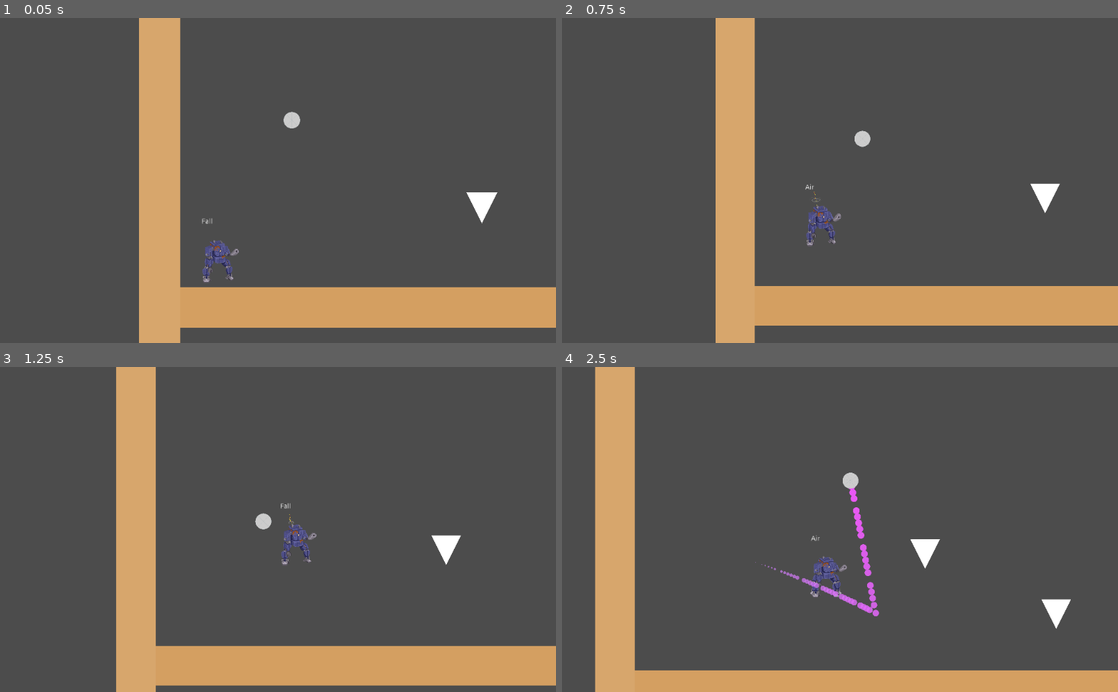
Above: before the commit, frames 1-4 (two rows, left to right).
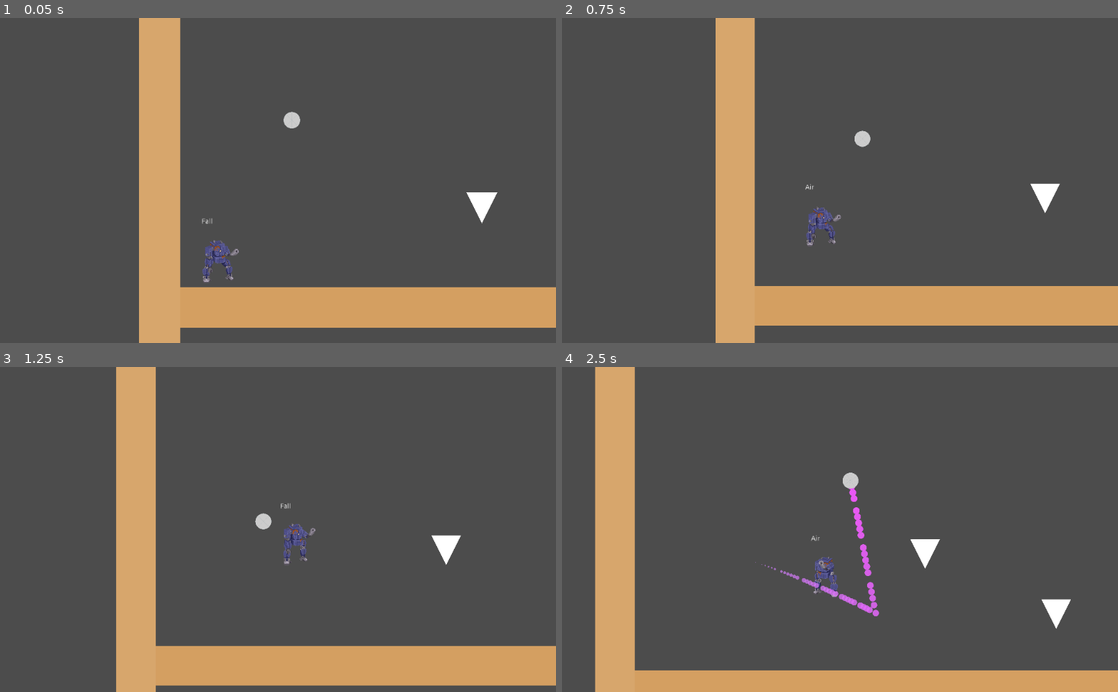
Above: after the commit, the same moments.

Repository: gioele-santi/MechGameJam
Game: Godot game, scene res://Level.tscn
Same seed, same stepped clock (60 frames per second), same inputs: the game is played once before the commit and once after it. The project has no main scene, so this scene is started directly.
Inputs:
- Up to frame 1 (0.05 s): no input
- Up to frame 2 (0.75 s): hold D (move_right) from 0.53 s (still down); hold Space (jump) from 0.53 s (still down)
- Up to frame 3 (1.25 s): keep holding D (move_right); keep holding Space (jump)
- Up to frame 4 (2.5 s): release Space (jump) at 1.28 s; tap Shift (attack) at 1.35 s; tap Space (jump) at 1.52, 1.55, 1.82 s; release D (move_right) at 2.03 s; hold A (move_left) from 2.03 s (still down); hold Space (jump) from 2.03 s (still down)

Frame 1 is identical in both runs. In frame 2, 0.1% of the frame differs, in the area x 44-51%, y 53-68%; in frame 3, 0.3%; in frame 4, 0.3%, in the area x 44-52%, y 58-71%.

Commit message:
Fixed movement animations

Diff:
--- a/Mech/Mech.gd
+++ b/Mech/Mech.gd
@@ -3,7 +3,6 @@
 
 enum States {IDLE, WALK, RUN, JUMP, FALL, BUMP, STAGGER, DIE, WIN, KICK, KICKCHARGE}
 onready var player := $AnimationPlayer
-onready var anim := $AnimationTree
 onready var fsm := $FSM
 var state : int = 0
 onready var ball_spawn := $InteractiveAreas/BallSpawn
@@ -41,7 +40,7 @@
 		States.IDLE:
 			anim_name = "idle"
 		States.WALK:
-			anim_name = "walk"
+			anim_name = "move"
 		States.RUN:
 			anim_name = "run"
 			#particle dust
@@ -71,7 +70,7 @@
 
 # not so useful anymore with animation tree in use
 func _on_player_animation_finished(name: String)-> void:
-	var target_state_path := "Move/Idle" #most actions will go to ground idle
+	var target_state_path := "" #most actions will go to ground idle
 	if name == "die":
 		queue_free()
 		#signal for gameover (or delegate health object)
--- a/Mech/Mech.tscn
+++ b/Mech/Mech.tscn
@@ -1,6 +1,6 @@
-[gd_scene load_steps=31 format=2]
-
-[ext_resource path="res://assets/MC_Left_VF.png" type="Texture" id=1]
+[gd_scene load_steps=20 format=2]
+
+[ext_resource path="res://assets/MC_Animations_V3.png" type="Texture" id=1]
 [ext_resource path="res://Mech/Mech.gd" type="Script" id=2]
 [ext_resource path="res://FSM/StateMachine.gd" type="Script" id=3]
 [ext_resource path="res://Mech/States/Move/Idle.gd" type="Script" id=4]
@@ -8,56 +8,42 @@
 [ext_resource path="res://Mech/States/Move/Walk.gd" type="Script" id=6]
 [ext_resource path="res://Mech/States/Move/Air.gd" type="Script" id=7]
 [ext_resource path="res://Mech/States/Move/Fall.gd" type="Script" id=8]
-[ext_resource path="res://assets/MC_Right_VF.png" type="Texture" id=9]
-[ext_resource path="res://assets/MC_Animations_V1.png" type="Texture" id=10]
 [ext_resource path="res://Mech/States/Stagger.gd" type="Script" id=12]
 
-[sub_resource type="AnimationNodeAnimation" id=1]
-animation = "idle_L"
-
-[sub_resource type="AnimationNodeAnimation" id=2]
-animation = "idle_R"
-
-[sub_resource type="AnimationNodeBlendSpace1D" id=3]
-blend_point_0/node = SubResource( 1 )
-blend_point_0/pos = -0.0253394
-blend_point_1/node = SubResource( 2 )
-blend_point_1/pos = 0.0
-
-[sub_resource type="AnimationNodeAnimation" id=4]
-animation = "kick_R"
-
-[sub_resource type="AnimationNodeAnimation" id=5]
-animation = "kick_L"
-
-[sub_resource type="AnimationNodeBlendSpace1D" id=6]
-blend_point_0/node = SubResource( 4 )
-blend_point_0/pos = 0.0
-blend_point_1/node = SubResource( 5 )
-blend_point_1/pos = -0.1
-
-[sub_resource type="AnimationNodeStateMachineTransition" id=7]
-
-[sub_resource type="AnimationNodeStateMachineTransition" id=8]
-switch_mode = 2
-auto_advance = true
-
-[sub_resource type="AnimationNodeStateMachine" id=9]
-states/idle/node = SubResource( 3 )
-states/idle/position = Vector2( 396.67, 102 )
-states/kick/node = SubResource( 6 )
-states/kick/position = Vector2( 636.67, 94 )
-transitions = [ "idle", "kick", SubResource( 7 ), "kick", "idle", SubResource( 8 ) ]
-start_node = "idle"
-graph_offset = Vector2( 59.67, 1.96509e-07 )
-
-[sub_resource type="AnimationNodeStateMachinePlayback" id=10]
-
-[sub_resource type="Animation" id=11]
-length = 0.8
+[sub_resource type="Animation" id=13]
+resource_name = "fall"
+length = 0.2
+tracks/0/type = "value"
+tracks/0/path = NodePath("SpriteR:frame")
+tracks/0/interp = 1
+tracks/0/loop_wrap = true
+tracks/0/imported = false
+tracks/0/enabled = true
+tracks/0/keys = {
+"times": PoolRealArray( 0 ),
+"transitions": PoolRealArray( 1 ),
+"update": 1,
+"values": [ 63 ]
+}
+tracks/1/type = "value"
+tracks/1/path = NodePath("SpriteL:frame")
+tracks/1/interp = 1
+tracks/1/loop_wrap = true
+tracks/1/imported = false
+tracks/1/enabled = true
+tracks/1/keys = {
+"times": PoolRealArray( 0 ),
+"transitions": PoolRealArray( 1 ),
+"update": 1,
+"values": [ 51 ]
+}
+
+[sub_resource type="Animation" id=2]
+resource_name = "idle"
 loop = true
-tracks/0/type = "value"
-tracks/0/path = NodePath("Sprite:frame")
+step = 0.2
+tracks/0/type = "value"
+tracks/0/path = NodePath("SpriteR:frame")
 tracks/0/interp = 1
 tracks/0/loop_wrap = true
 tracks/0/imported = false
@@ -66,71 +52,123 @@
 "times": PoolRealArray( 0, 0.2, 0.4, 0.6, 0.8 ),
 "transitions": PoolRealArray( 1, 1, 1, 1, 1 ),
 "update": 1,
-"values": [ 36, 37, 38, 39, 40 ]
-}
-
-[sub_resource type="Animation" id=12]
-length = 0.8
-loop = true
-tracks/0/type = "value"
-tracks/0/path = NodePath("Sprite:frame")
-tracks/0/interp = 1
-tracks/0/loop_wrap = true
-tracks/0/imported = false
-tracks/0/enabled = true
-tracks/0/keys = {
+"values": [ 24, 25, 26, 27, 28 ]
+}
+tracks/1/type = "value"
+tracks/1/path = NodePath("SpriteL:frame")
+tracks/1/interp = 1
+tracks/1/loop_wrap = true
+tracks/1/imported = false
+tracks/1/enabled = true
+tracks/1/keys = {
 "times": PoolRealArray( 0, 0.2, 0.4, 0.6, 0.8 ),
 "transitions": PoolRealArray( 1, 1, 1, 1, 1 ),
 "update": 1,
-"values": [ 24, 25, 26, 27, 28 ]
-}
-
-[sub_resource type="Animation" id=13]
-resource_name = "kick_L"
-length = 1.4
-tracks/0/type = "value"
-tracks/0/path = NodePath("Sprite:frame")
-tracks/0/interp = 1
-tracks/0/loop_wrap = true
-tracks/0/imported = false
-tracks/0/enabled = true
-tracks/0/keys = {
-"times": PoolRealArray( 0, 0.1, 0.2, 0.3, 0.4, 0.5, 0.6, 0.7, 0.8, 0.9, 1, 1.1, 1.2 ),
-"transitions": PoolRealArray( 1, 1, 1, 1, 1, 1, 1, 1, 1, 1, 1, 1, 1 ),
-"update": 1,
-"values": [ 0, 1, 2, 3, 4, 5, 6, 7, 8, 9, 10, 11, 0 ]
-}
-
-[sub_resource type="Animation" id=14]
-length = 1.4
-tracks/0/type = "value"
-tracks/0/path = NodePath("Sprite:frame")
-tracks/0/interp = 1
-tracks/0/loop_wrap = true
-tracks/0/imported = false
-tracks/0/enabled = true
-tracks/0/keys = {
-"times": PoolRealArray( 0, 0.1, 0.2, 0.3, 0.4, 0.5, 0.6, 0.7, 0.8, 0.9, 1, 1.1, 1.2 ),
-"transitions": PoolRealArray( 1, 1, 1, 1, 1, 1, 1, 1, 1, 1, 1, 1, 1 ),
-"update": 1,
-"values": [ 12, 13, 14, 15, 16, 17, 18, 19, 20, 21, 22, 23, 24 ]
-}
-
-[sub_resource type="Animation" id=15]
-
-[sub_resource type="CapsuleShape2D" id=16]
+"values": [ 36, 37, 38, 39, 40 ]
+}
+
+[sub_resource type="Animation" id=11]
+resource_name = "jump"
+length = 0.4
+tracks/0/type = "value"
+tracks/0/path = NodePath("SpriteR:frame")
+tracks/0/interp = 1
+tracks/0/loop_wrap = true
+tracks/0/imported = false
+tracks/0/enabled = true
+tracks/0/keys = {
+"times": PoolRealArray( 0, 0.1, 0.2, 0.3 ),
+"transitions": PoolRealArray( 1, 1, 1, 1 ),
+"update": 1,
+"values": [ 60, 61, 62, 63 ]
+}
+tracks/1/type = "value"
+tracks/1/path = NodePath("SpriteL:frame")
+tracks/1/interp = 1
+tracks/1/loop_wrap = true
+tracks/1/imported = false
+tracks/1/enabled = true
+tracks/1/keys = {
+"times": PoolRealArray( 0, 0.1, 0.2, 0.3 ),
+"transitions": PoolRealArray( 1, 1, 1, 1 ),
+"update": 1,
+"values": [ 48, 49, 50, 51 ]
+}
+
+[sub_resource type="Animation" id=3]
+resource_name = "kick"
+length = 1.9
+tracks/0/type = "value"
+tracks/0/path = NodePath("SpriteR:frame")
+tracks/0/interp = 1
+tracks/0/loop_wrap = true
+tracks/0/imported = false
+tracks/0/enabled = true
+tracks/0/keys = {
+"times": PoolRealArray( 0, 0.2, 0.4, 0.6, 0.8, 1, 1.2, 1.4, 1.5, 1.6, 1.7, 1.8 ),
+"transitions": PoolRealArray( 1, 1, 1, 1, 1, 1, 1, 1, 1, 1, 1, 1 ),
+"update": 1,
+"values": [ 12, 13, 14, 15, 16, 17, 18, 19, 20, 21, 22, 23 ]
+}
+tracks/1/type = "value"
+tracks/1/path = NodePath("SpriteL:frame")
+tracks/1/interp = 1
+tracks/1/loop_wrap = true
+tracks/1/imported = false
+tracks/1/enabled = true
+tracks/1/keys = {
+"times": PoolRealArray( 0, 0.2, 0.4, 0.6, 0.8, 1, 1.2, 1.4, 1.5, 1.6, 1.7, 1.8 ),
+"transitions": PoolRealArray( 1, 1, 1, 1, 1, 1, 1, 1, 1, 1, 1, 1 ),
+"update": 1,
+"values": [ 0, 1, 2, 3, 4, 5, 6, 7, 8, 9, 10, 11 ]
+}
+
+[sub_resource type="Animation" id=12]
+resource_name = "kick_charge"
+
+[sub_resource type="Animation" id=5]
+resource_name = "move"
+length = 1.2
+loop = true
+step = 0.2
+tracks/0/type = "value"
+tracks/0/path = NodePath("SpriteR:frame")
+tracks/0/interp = 1
+tracks/0/loop_wrap = true
+tracks/0/imported = false
+tracks/0/enabled = true
+tracks/0/keys = {
+"times": PoolRealArray( 0, 0.2, 0.4, 0.6, 0.8, 1 ),
+"transitions": PoolRealArray( 1, 1, 1, 1, 1, 1 ),
+"update": 1,
+"values": [ 84, 85, 86, 87, 88, 89 ]
+}
+tracks/1/type = "value"
+tracks/1/path = NodePath("SpriteL:frame")
+tracks/1/interp = 1
+tracks/1/loop_wrap = true
+tracks/1/imported = false
+tracks/1/enabled = true
+tracks/1/keys = {
+"times": PoolRealArray( 0, 0.2, 0.4, 0.6, 0.8, 1 ),
+"transitions": PoolRealArray( 1, 1, 1, 1, 1, 1 ),
+"update": 1,
+"values": [ 72, 73, 74, 75, 76, 77 ]
+}
+
+[sub_resource type="CapsuleShape2D" id=6]
 radius = 20.25
 height = 31.3997
 
-[sub_resource type="CapsuleShape2D" id=17]
+[sub_resource type="CapsuleShape2D" id=7]
 radius = 16.65
 height = 32.4846
 
-[sub_resource type="CapsuleShape2D" id=18]
+[sub_resource type="CapsuleShape2D" id=8]
 radius = 12.15
 height = 17.0
 
-[sub_resource type="RectangleShape2D" id=19]
+[sub_resource type="RectangleShape2D" id=9]
 extents = Vector2( 14.7499, 39.1 )
 
 [node name="Mech" type="KinematicBody2D"]
@@ -146,34 +184,26 @@
 }
 
 [node name="SpriteR" type="Sprite" parent="."]
-visible = false
-texture = ExtResource( 9 )
+texture = ExtResource( 1 )
+hframes = 12
+vframes = 8
+frame = 63
 
 [node name="SpriteL" type="Sprite" parent="."]
 visible = false
 texture = ExtResource( 1 )
-
-[node name="Sprite" type="Sprite" parent="."]
-texture = ExtResource( 10 )
 hframes = 12
-vframes = 4
-frame = 24
-
-[node name="AnimationTree" type="AnimationTree" parent="."]
-tree_root = SubResource( 9 )
-anim_player = NodePath("../AnimationPlayer")
-active = true
-parameters/playback = SubResource( 10 )
-parameters/idle/blend_position = 0.355204
-parameters/kick/blend_position = 0
+vframes = 8
+frame = 51
 
 [node name="AnimationPlayer" type="AnimationPlayer" parent="."]
-autoplay = "idle_R"
-anims/idle_L = SubResource( 11 )
-anims/idle_R = SubResource( 12 )
-anims/kick_L = SubResource( 13 )
-anims/kick_R = SubResource( 14 )
-anims/run = SubResource( 15 )
+autoplay = "idle"
+anims/fall = SubResource( 13 )
+anims/idle = SubResource( 2 )
+anims/jump = SubResource( 11 )
+anims/kick = SubResource( 3 )
+anims/kick_charge = SubResource( 12 )
+anims/move = SubResource( 5 )
 
 [node name="FSM" type="Node" parent="."]
 script = ExtResource( 3 )
--- a/Mech/States/Move/Fall.gd
+++ b/Mech/States/Move/Fall.gd
@@ -15,5 +15,6 @@
 func enter(msg: Dictionary = {}) -> void:
 	_parent.enter()
 
+
 func exit() -> void:
 	_parent.exit()
Not shown: 4 places in Mech/Mech.tscn that only renumber resources
Binary file added: assets/MC_Animations_V3.png
Not shown, added: assets/MC_Animations_V3.png.import
